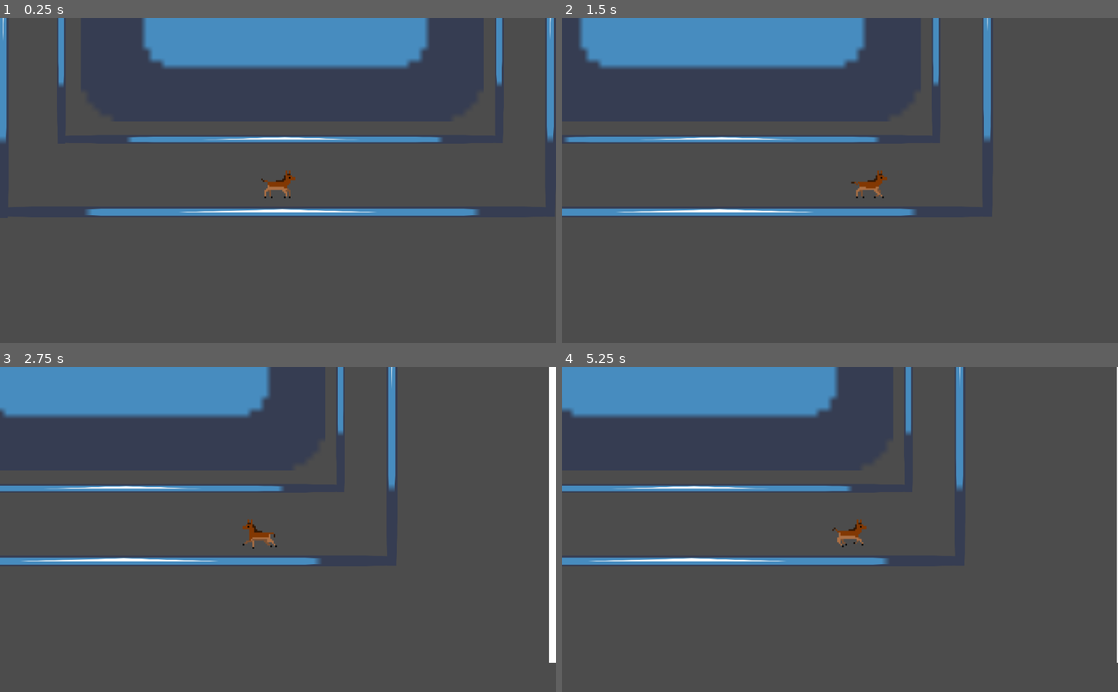
Above: before the commit, frames 1-4 (two rows, left to right).
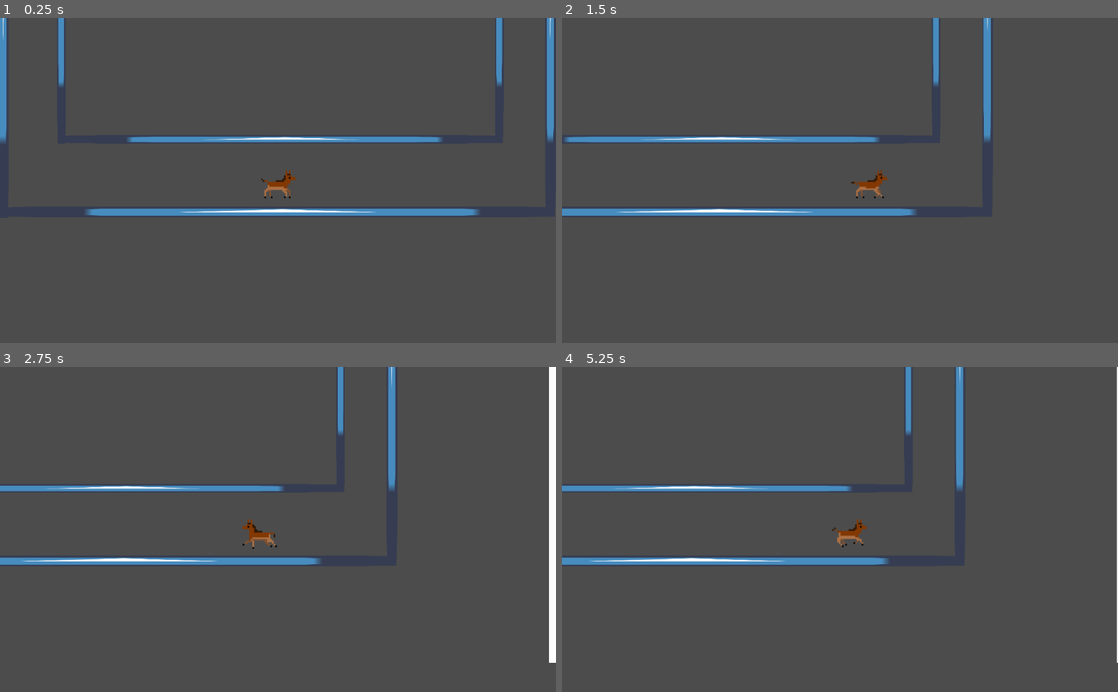
Above: after the commit, the same moments.

Repository: BlockDomRq1/TestGame
Game: Godot game, scene res://Assets/Scenes/Main.tscn
Two runs of this game, one before a commit and one after it. Both use one fixed random seed, a clock stepped at 60 frames per second and the inputs below. The engine's default icon, where the game draws it, is replaced by a stand-in: a white triangle on a blue panel in a dark square.
Inputs:
- Up to frame 1 (0.25 s): no input
- Up to frame 2 (1.5 s): hold D (move_right) from 0.53 s (still down); tap Space (jump) at 0.77 s
- Up to frame 3 (2.75 s): tap Space (jump) at 1.52 s; release D (move_right) at 2.03 s; hold A (move_left) from 2.03 s (still down)
- Up to frame 4 (5.25 s): release A (move_left) at 2.78 s; hold D (move_right) 2.78-4.28 s; tap Space (jump) at 3.02, 3.77, 4.52 s; hold A (move_left) 4.28-5.03 s; hold D (move_right) from 5.03 s (still down)

The runs differ from the first frame. In frame 1, 7.8% of the frame differs, in the area x 25-78%, y 0-16%; in frame 2, 7.8%, in the area x 3-55%, y 0-16%; in frame 3, 7.5%; in frame 4, 7.6%.

Commit message:
Ben de geri sildim

Diff:
--- a/Assets/Scenes/Main.tscn
+++ b/Assets/Scenes/Main.tscn
@@ -108,8 +108,3 @@
 margin_top = -555.0
 margin_right = 2363.0
 margin_bottom = 251.0
-
-[node name="Icon" type="Sprite" parent="ColorRect"]
-position = Vector2( -783, 93.5 )
-scale = Vector2( 11.5938, 11.1719 )
-texture = ExtResource( 2 )
